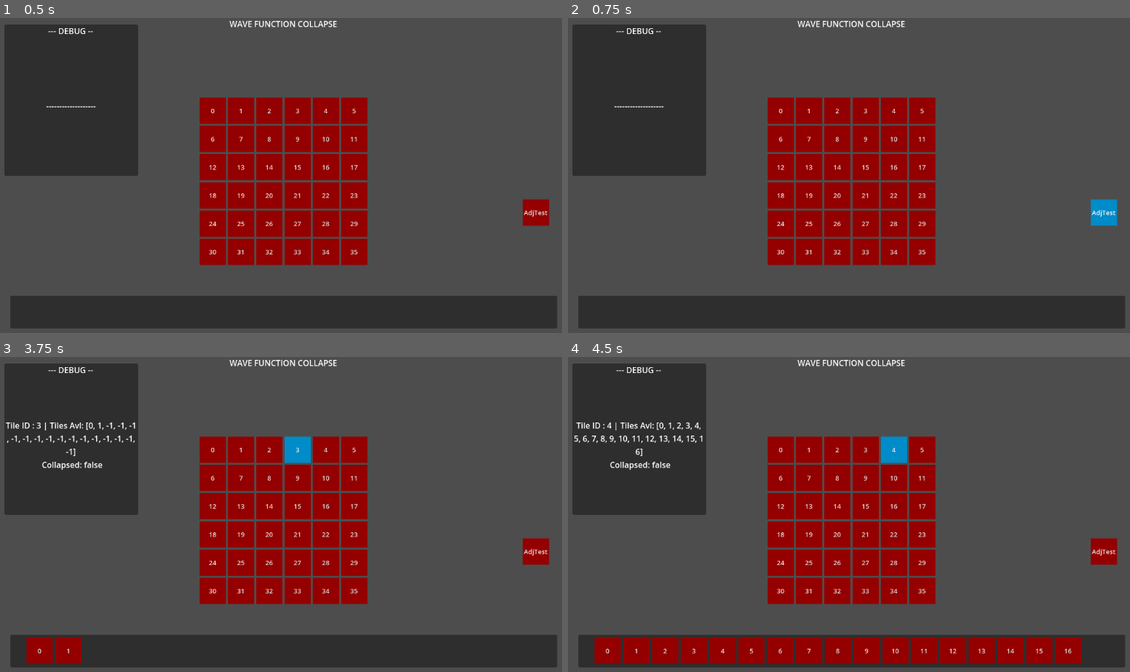
Above: before the commit, frames 1-4 (two rows, left to right).
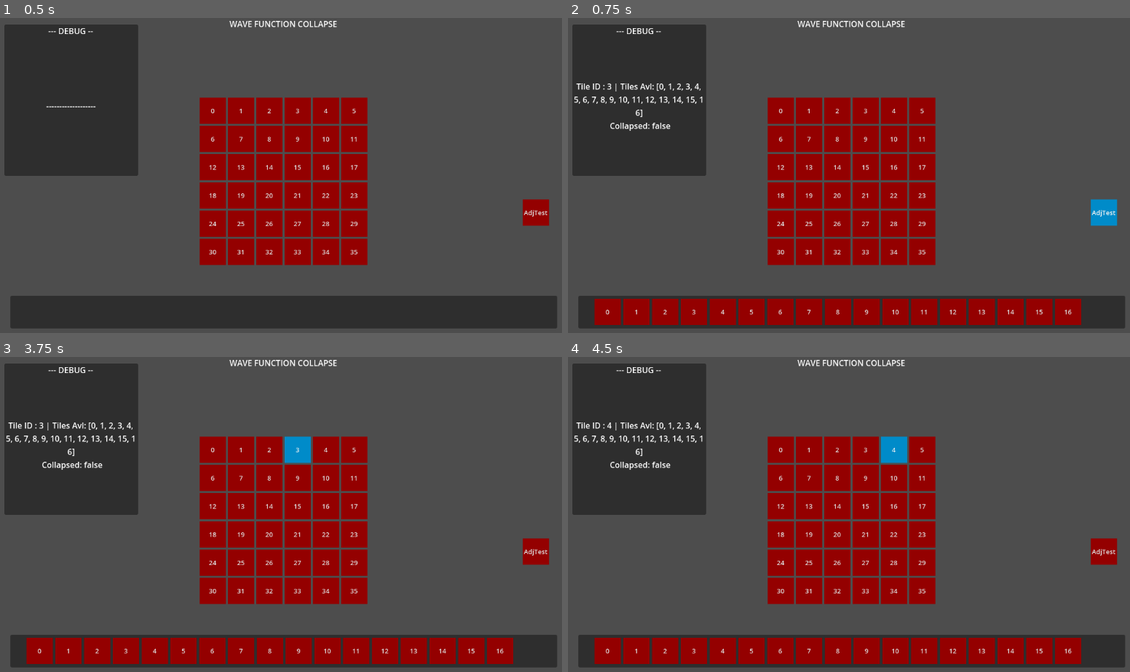
Above: after the commit, the same moments.

Repository: Sketh14/WaveFuncCollapse
Game: Godot game, scene res://Scenes/Main02.tscn
Two runs of this game, one before a commit and one after it. Both use one fixed random seed, a clock stepped at 60 frames per second and the inputs below.
Inputs:
- Up to frame 1 (0.5 s): no input
- Up to frame 2 (0.75 s): click "AdjTest" at 0.5 s
- Up to frame 3 (3.75 s): click "0" at 1.25 s; click "1" at 2 s; click "2" at 2.75 s; click "3" at 3.5 s
- Up to frame 4 (4.5 s): click "4" at 4.25 s

Frame 1 is identical in both runs. In frame 2, 7.2% of the frame differs, in the area x 1-92%, y 20-98%; in frame 3, 6.4%; in frame 4, nothing differs.
Error before the commit: Invalid access of index '1' on a base object of type: 'Array'. (res://Scripts/UI_Alt/WaveFunctionCollapse2.gd:357)

Commit message:
Logic Fixing - 2 | ParentTileID
- Scripts
	(-) TransposedTileData
		[=] Adding field to contain parent ID
	(-) WaveFunctionCollapse2
		[=] Passing ParentTileID instead of calling Tile ID to SetTileAdjacency
		[=] SetTilesToCheckData2
			<~> ParentTileID check
			<~> Sending ParentTileID also

Diff:
--- a/Scripts/Others/Helper.gd
+++ b/Scripts/Others/Helper.gd
@@ -10,3 +10,4 @@
 	var tileCoOrdX: int
 	var tileCoOrdY: int
 	var socketDir: UniversalConstants.SocketDirection
+	var parentTileID: int
--- a/Scripts/UI_Alt/WaveFunctionCollapse2.gd
+++ b/Scripts/UI_Alt/WaveFunctionCollapse2.gd
@@ -110,57 +110,66 @@
 	# CreateTile(valToSet, coOrdX, coOrdY)
 
 	#Set the first 4 adjacent tiles in the immediate vicinity of the current set tile
-	SetTilesToCheckData2(tileMapIndex)
+	SetTilesToCheckData2(tileMapIndex, tileMapIndex)
 
 	# """
 	# Set while loop here and keep repeating unless all the adjoining cells are collapsed
 	var stackPoppdCount = 0 # For Debugging
-	# while (tilesToCheckStack.size() > 0):
-	if (true):
+	var refTileMapIndex = -1
+	while (tilesToCheckStack.size() > 0):
+	# if (true):
 		var tileToCheck = tilesToCheckStack.pop_back()
 		# print("\nGot Tile to check| index : X[" + str(tileToCheck.tileCoOrdX) + "], Y[" + str(tileToCheck.tileCoOrdY) + "]")
-		SetTileAdjacency(tileMapIndex, tileToCheck)
+
+		refTileMapIndex = tileToCheck.parentTileID
+		SetTileAdjacency(refTileMapIndex, tileToCheck)
 
 		# Again Set the first 4 adjacent tiles in the immediate vicinity of the popped tile
-		# SetTilesToCheckData2((gridDimension.x * tileToCheck.coOrdX) + tileToCheck.coOrdY)
+		SetTilesToCheckData2(refTileMapIndex, (gridDimension.x * tileToCheck.tileCoOrdX) + tileToCheck.tileCoOrdY)
 
 		# For Debugging
-		# stackPoppdCount += 1
-		# if (stackPoppdCount > 2): break
+		stackPoppdCount += 1
+		if (stackPoppdCount > 100): break
 
 		#tileMapIndex error | not being set for the neighbours when it is neighbours turn
 		# var tempTransposedIndex = tileToCheck.tileCoOrdX + (tileToCheck.tileCoOrdY * gridDimension.y)
 		# if(!tileMap[tempTransposedIndex].collapsed):
 		# 	SetTilesToCheckData(tileToCheck.tileCoOrdX, tileToCheck.tileCoOrdY)
 	# """
+	print("Stack Count : " + str(tilesToCheckStack.size()))
 
 
 ## Helper function to set the Stack which checks the neighbouring tiles of the current selected tile.
 ## It adds the right/left/bottom/top tiles to the Stack
-func SetTilesToCheckData2(tileMapIndex: int):
+func SetTilesToCheckData2(parentTileID: int, refTileMapIndex: int):
 	# var currentIndex1D = (gridDimension.x * coOrdX) + coOrdY
-	var coOrdX = tileMapIndex / gridDimension.x
-	var coOrdY = tileMapIndex - (coOrdX * gridDimension.x)
-	print("Setting Tile Data | tileMapIndex : " + str(tileMapIndex) + " | X[" + str(coOrdX) + "], Y[" + str(coOrdY) + "]")
+	var coOrdX = (refTileMapIndex / gridDimension.x)
+	var coOrdY = refTileMapIndex - (coOrdX * gridDimension.x)
+	print("=========> Setting Tile Data | refTileMapIndex : " + str(refTileMapIndex) + " | X[" + str(coOrdX) + "], Y[" + str(coOrdY) + "] <=======\n")
 
 	var tempTileData
 
 	# Create SuperTiles along with Adjacecny Tile check in each possible direction
 	var tilePosXMult = 0
 	var tilePosYMult = 1
+	var tempTileCoOrdX = -1
+	var tempTileCoOrdY = -1
 	for tileCountX in 2:
 		for tileCountY in 2:
 			# print("Instantiating at Position : ", position)
-			var tempTileCoOrdX = coOrdX + (1 * tilePosXMult)
-			var tempTileCoOrdY = coOrdY + (1 * tilePosYMult)
-
-			if (!tileMap[(gridDimension.x * tempTileCoOrdX) + tempTileCoOrdY].collapsed # Check if the tile is collapsed or not
-				&& tempTileCoOrdX >= 0 && tempTileCoOrdX < gridDimension.x
-				&& tempTileCoOrdY >= 0 && tempTileCoOrdY < gridDimension.y): # Check if within bounds
+			tempTileCoOrdX = coOrdX + (1 * tilePosXMult)
+			tempTileCoOrdY = coOrdY + (1 * tilePosYMult)
+
+			if (tempTileCoOrdX >= 0 && tempTileCoOrdX < gridDimension.x # Check if within bounds
+				&& tempTileCoOrdY >= 0 && tempTileCoOrdY < gridDimension.y
+				&& !tileMap[(gridDimension.x * tempTileCoOrdX) + tempTileCoOrdY].collapsed # Check if the tile is collapsed or not
+				&& ((gridDimension.x * tempTileCoOrdX) + tempTileCoOrdY) != parentTileID): # Check if we are not adding the Calling Tile
+
 				# CreateSuperTile(tempTileCoOrdX, tempTileCoOrdY)
 				tempTileData = Helper.TransposedTileData.new()
 				tempTileData.tileCoOrdX = tempTileCoOrdX
 				tempTileData.tileCoOrdY = tempTileCoOrdY
+
 				# Wrong Below
 				# tempTileData.socketDir = ((tileCountY - tileCountX) * tilePosXMult) + ((2 + tileCountY) * tilePosYMult)
 				if (tileCountX == 0):
@@ -169,17 +178,22 @@
 				else:
 					tempTileData.socketDir = tileCountY
 
+				tempTileData.parentTileID = refTileMapIndex
+
 				tilesToCheckStack.push_back(tempTileData)
 				# """
 				print("Tile Pushed | tileCountX : " + str(tileCountX) + " | tileCountY : " + str(tileCountY)
 						+ " | [" + str(tempTileCoOrdX) + "," + str(tempTileCoOrdY) + "]"
-						+ " | socketDir : " + str(tempTileData.socketDir))
+						+ " | socketDir : " + str(tempTileData.socketDir)
+						+ " | tileMapVal : " + str((gridDimension.x * tempTileCoOrdX) + tempTileCoOrdY))
 				# """
 
 			tilePosYMult = tilePosYMult * -1
 			tilePosXMult = tilePosXMult * -1
 		tilePosYMult = 0
 		tilePosXMult = 1
+	print("=========> Setting Tile Data <=======\n")
+
 
 # Set the next tile according to the adjacency list of the current assigned tile and the direction w.r.t. current tile
 # We set a loop and remove the tile indexes in the tilesAvailable list untill all non-compatible tiles are removed
@@ -191,9 +205,12 @@
 	#Compare Socket | "Positive Socket" can only be compared to "Negative Socket" without rotation
 	#Search down of the tile
 
+	"""
 	print("Checking | Index [" + str(selectedTileIndex) + "] | SocketDir [" + str(tileToCheck.socketDir) + "]"
 		+ " | currentTileIndex: " + str(tileMap[selectedTileIndex].currentTileIndex)
 		+ " | Dir : X[" + str(tileToCheck.tileCoOrdX) + "], Y[" + str(tileToCheck.tileCoOrdY) + "]")
+	"""
+
 	# =========================================>		Getting Adjacent List		<======================================
 
 	# We assume that the index will be set, as without index, this shouldnt be triggered
@@ -219,9 +236,10 @@
 				# adjList = tilesJsonData.tile_info[selectedTileValue].adjacency_list[UniversalConstants.SocketDirection.NEGATIVEY]
 	"""
 
-	# """
+	"""
 	print("Adjacency List : " + str(tilesJsonData.tile_info[tileMap[selectedTileIndex].currentTileIndex].adjacency_list[tileToCheck.socketDir]));
 	# """
+
 	# =========================================>		Getting Adjacent List		<======================================
 
 
@@ -348,7 +366,7 @@
 
 			# Get the comaptible socket values in the respective "Adjacency List" of the "Current Selected Tile"
 			# which is in the direction of the "Tile To Compare"
-			selectedTileAdjListSize = tilesJsonData.tile_info[i].adjacency_list.size()
+			selectedTileAdjListSize = tilesJsonData.tile_info[i].adjacency_list[tileToCheck.socketDir].size()
 			for j in selectedTileAdjListSize:
 
 				# Check from the "Available Tiles", which tile's socket value in the desired direction
@@ -356,7 +374,7 @@
 				for k in availableTilesSize:
 					if (tilesJsonData.tile_info[i].adjacency_list[tileToCheck.socketDir][j]
 						== tilesJsonData.tile_info[k].socket_values[compSocketDir]):
-						print("Found Socket | Socket [" + str(k) + "] : [" + str(compSocketDir) + "]")
+						# print("Found Socket | Socket [" + str(k) + "] : [" + str(compSocketDir) + "]")
 						tileMap[tileToCheckIndex1D].tilesAvailable[i] = i
 						break
 					# print("Adjacency Socket Val : " + str(tilesJsonData.tile_info[i].adjacency_list[j]))
Not shown, changed: Logs.txt
